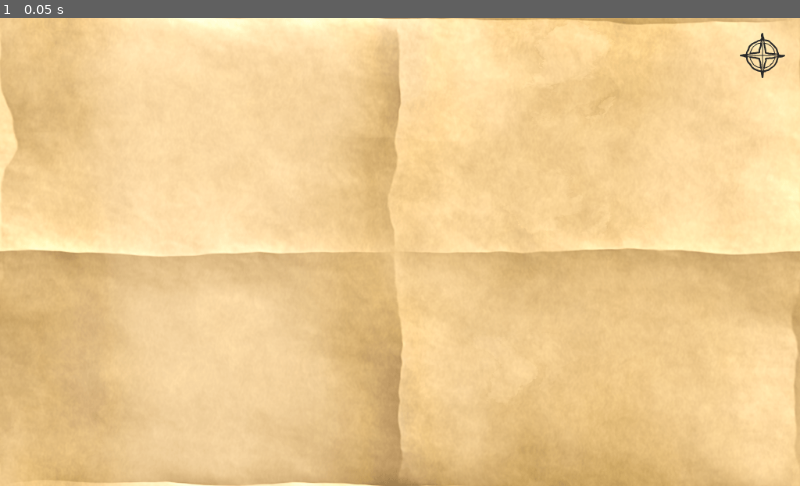
Above: before the commit, frame 1.
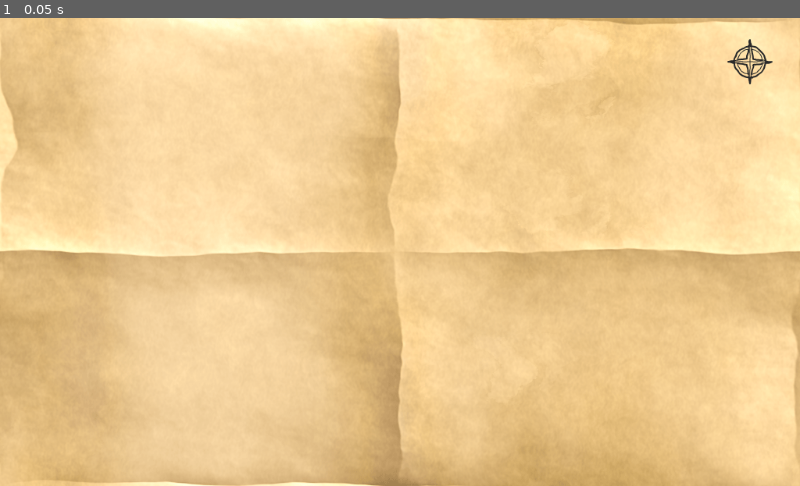
Above: after the commit, the same moment.

Repository: StreetmanGames/Git-Course
Game: Godot game, scene res://scenes/Map.tscn
The game is run twice, just before and just after one commit, with the same random seed, the same clock (stepped at 60 frames per second) and the same inputs.
Inputs:
- Up to frame 1 (0.05 s): no input

The runs differ from the first frame. In frame 1, 0.3% of the frame differs, in the area x 90-99%, y 3-15%.

Commit message:
Moved navigation icon.

Diff:
--- a/scenes/Map.tscn
+++ b/scenes/Map.tscn
@@ -11,4 +11,4 @@
 texture = ExtResource( 1 )
 
 [node name="compass" parent="." instance=ExtResource( 3 )]
-position = Vector2( 976, 48 )
+position = Vector2( 960, 56 )
